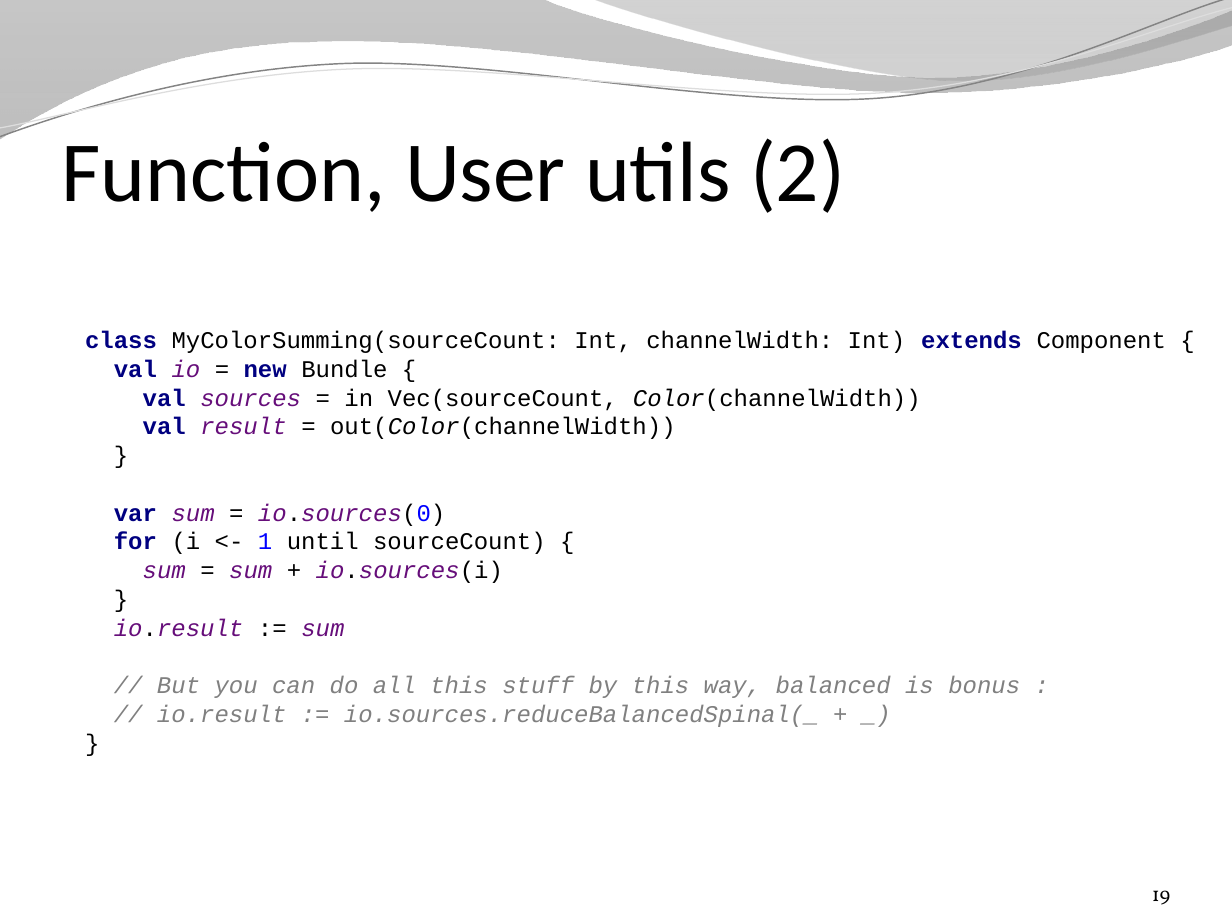
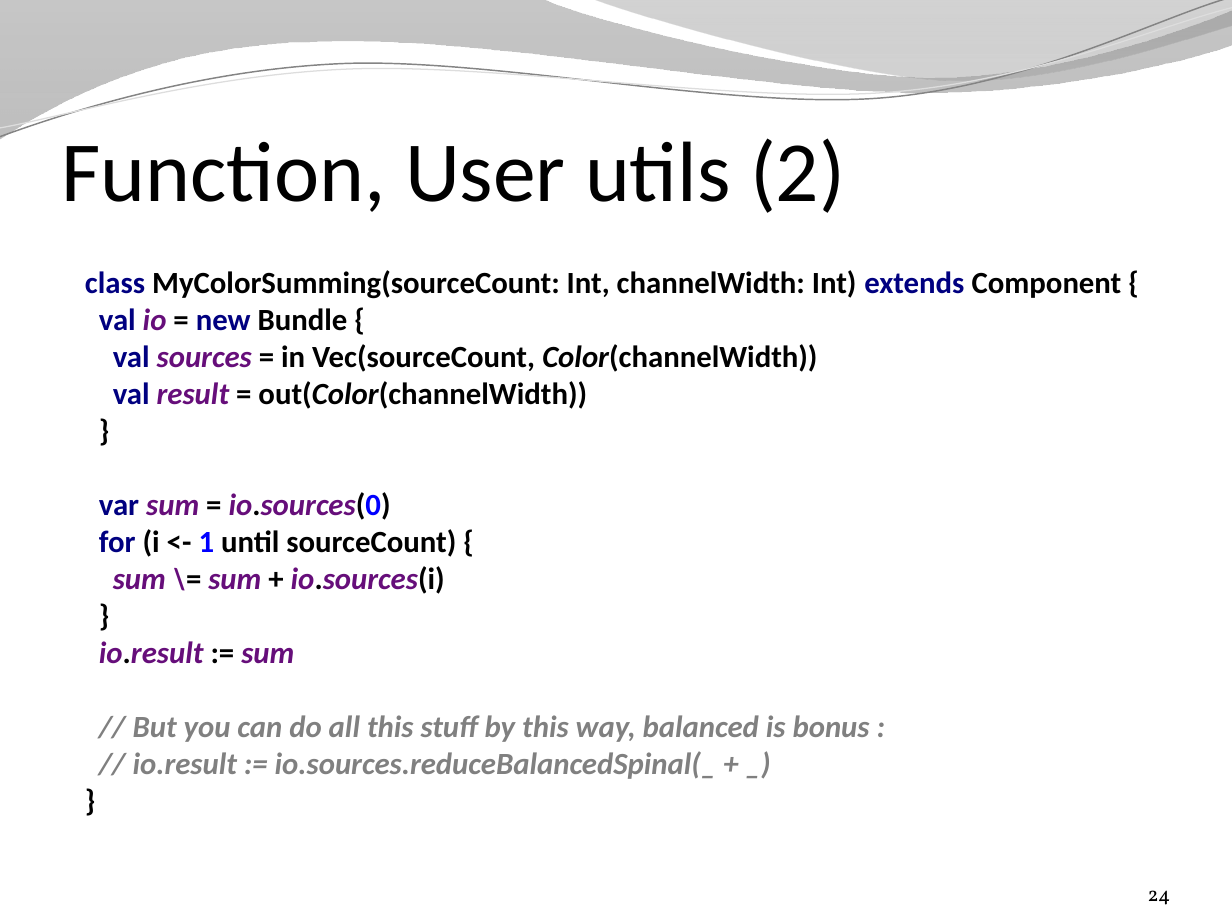
Before and after one commit to SpinalHDL/SpinalDoc, a slide deck: slide 24 of presentation/en/presentation.pptx (slide 19 before the commit). Drawn at 1232x924 pixels with LibreOffice and Linux fonts; fonts in the diff are those of the drawing; background and template pictures are left out. Boxes give left, top, right and bottom in pixels: in the first picture for what was removed or moved away, otherwise in the second. Text is boxed around its words. In the diff, an @@ line names an element or a change of style, - is before the commit and + after.

```diff
--- a/presentation/en/presentation.pptx
+++ b/presentation/en/presentation.pptx
@@ text at (85, 270, 1122, 779): text changed; size 14 to 18 pt; font Courier New to Calibri; bold on @@
-class MyColorSumming(sourceCount: Int, channelWidth: Int) extends Component {
-val io = new Bundle {
-val sources = in Vec(sourceCount, Color(channelWidth))
-val result = out(Color(channelWidth))
-}
-var sum = io.sources(0)
-for (i <- 1 until sourceCount) {
-sum = sum + io.sources(i)
-}
-io.result := sum
-// But you can do all this stuff by this way, balanced is bonus :
-// io.result := io.sources.reduceBalancedSpinal(_ + _)
-}
+class MyColorSumming(sourceCount: Int, channelWidth: Int) extends Component {
+val io = new Bundle {
+val sources = in Vec(sourceCount, Color(channelWidth))
+val result = out(Color(channelWidth))
+}
+var sum = io.sources(0)
+for (i <- 1 until sourceCount) {
+sum \= sum + io.sources(i)
+}
+io.result := sum
+// But you can do all this stuff by this way, balanced is bonus :
+// io.result := io.sources.reduceBalancedSpinal(_ + _)
+}
@@ page number at (1148, 890, 1171, 905): text changed @@
-19
+24
```
Also in this commit, not shown: 20 other slides changed, 11 slides added, 8 other files.
